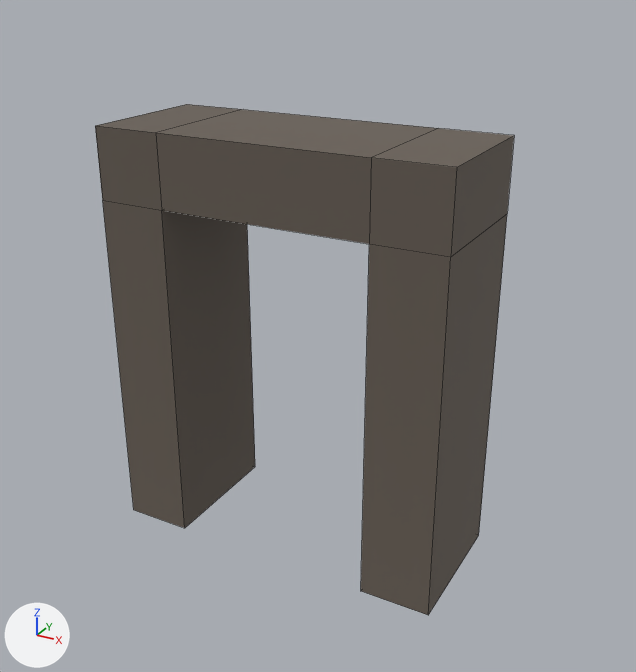
The Blender file Assets/environment/blender/frame.blend, before and after one commit.
Rendered twice from a camera (50 mm lens) standing at (1.137, -1.966, 1.623) and looking at (0.055, 0.0, 0.64). Lighting does not change. The marker at lower left points along +X, +Y and +Z. The older version comes first. Mesh edges are drawn as thin lines.

Names of what the first picture shows: 'Frame'.
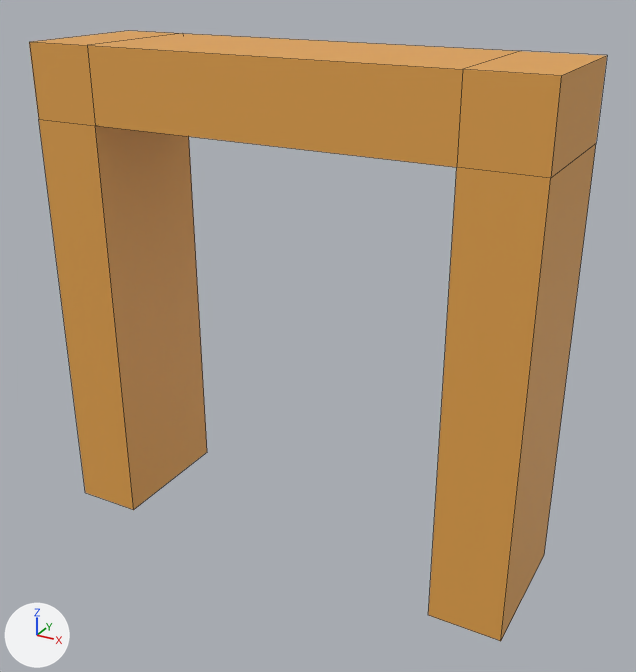
Commit message: Bigger door

Changed parts and their boxes (x1, y1, x2, y2) in the pictures (636 x 672 px; the box of a moved part takes in the faces that stretch with it):
'Frame', recoloured, reshaped (38% wider, 19% taller)
    before: (95, 104, 514, 615)
    after: (29, 31, 607, 641)
part 1 of me_frame, moved or reshaped
    before: (103, 201, 255, 528)
    after: (39, 119, 207, 510)
part 2 of me_frame, moved or reshaped
    before: (95, 104, 243, 210)
    after: (29, 31, 182, 126)
part 3 of me_frame, moved or reshaped
    before: (361, 214, 507, 615)
    after: (428, 144, 596, 641)
part 4 of me_frame, moved or reshaped
    before: (156, 110, 514, 257)
    after: (87, 33, 607, 178)

Diff of the bpy script that builds the scene:
```diff
--- a/Assets/environment/blender/frame.blend.py
+++ b/Assets/environment/blender/frame.blend.py
@@ mat_door @@
+mat_door = principled_material('door')
+mat_door.base_color = (0.8, 0.377, 0.0747)  # orange #e7a54d
@@ me_frame @@
 # used by ob_frame; location = (0.0, 0.0, 0.0)
-me_frame.from_pydata(...)  # 24 vertices, 22 faces; spans x -0.5..0.5, y -0.2..0.2, z 0.0..1.2
-me_frame.materials.append(mat_wall)  # brown #675e54
+me_frame.from_pydata(...)  # 24 vertices, 22 faces; spans x -0.7..0.7, y -0.2..0.2, z 0.0..1.4
+# me_frame part 1: all 4 vertices in x -0.5..-0.3, y -0.2..0.2, z 0.0 are moved by (-0.2, 0.0, 0.0)
+# me_frame part 2: all 8 vertices in x -0.5..-0.3, y -0.2..0.2, z 1.0..1.2 are moved by (-0.2, 0.0, 0.2)
+# me_frame part 3: all 4 vertices in x 0.3..0.5, y -0.2..0.2, z 0.0 are moved by (0.2, 0.0, 0.0)
+# me_frame part 4: all 8 vertices in x 0.3..0.5, y -0.2..0.2, z 1.0..1.2 are moved by (0.2, 0.0, 0.2)
+me_frame.materials.append(mat_door)  # orange #e7a54d
```
